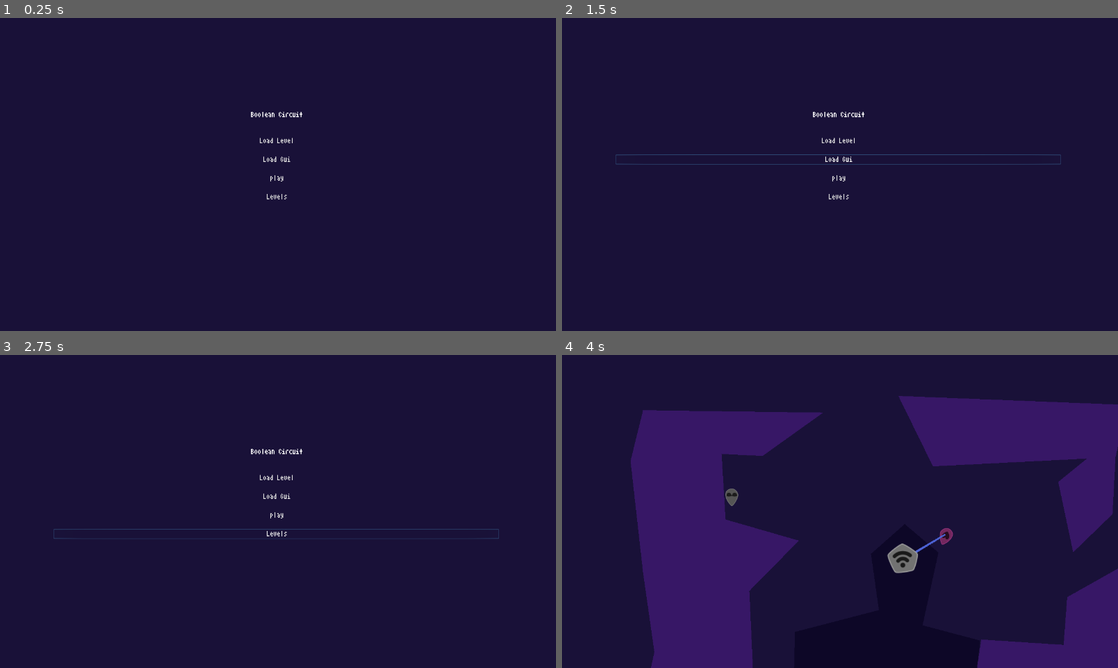
Above: before the commit, frames 1-4 (two rows, left to right).
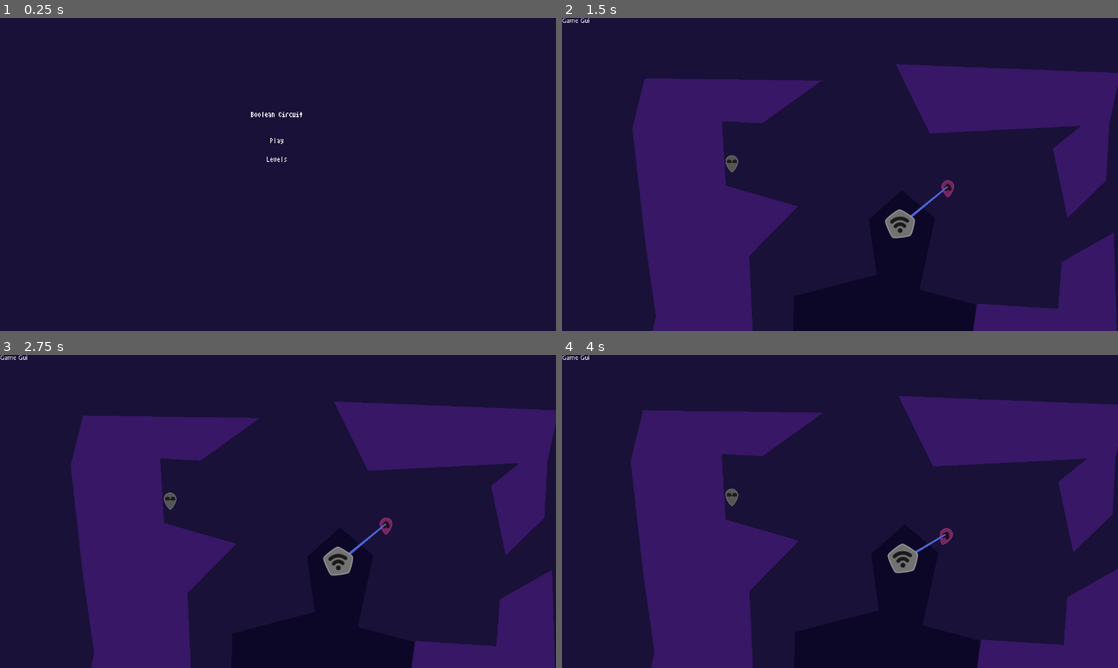
Above: after the commit, the same moments.

Repository: jacobabarbary/BooleanCircuit
Game: Godot game, scene res://game.tscn
Same seed, same stepped clock (60 frames per second), same inputs: the game is played once before the commit and once after it. Before the commit the project starts from res://gui/menu.tscn.
Inputs (mouse positions are in pixels of both pictures, inside the frame that each line leads up to):
- Up to frame 1 (0.25 s): no input
- Up to frame 2 (1.5 s): click "Load Level" (after the commit: "Play") at 0.5 s; click (840, 158) at 1.25 s, where only the run before the commit has a clickable "Load Gui"
- Up to frame 3 (2.75 s): click (278, 533) at 2 s, where only the run before the commit has a clickable "Levels"
- Up to frame 4 (4 s): click (840, 514) at 2.75 s, where only the run before the commit has a clickable "play"; tap S (Player2Action) at 3.6 s

The runs differ from the first frame. In frame 1, 0.1% of the frame differs, in the area x 46-53%, y 38-58%; in frame 2, 30%, in the area x 0-100%, y 0-100%; in frame 3, 30%; in frame 4, 0.1%.

Commit message:
adding levels to gui system

Diff:
--- a/game.tscn
+++ b/game.tscn
@@ -12,7 +12,7 @@
 ]]
 script = ExtResource( 2 )
 
-[node name="Gui" type="Node" parent="." groups=[
+[node name="Gui" type="CanvasLayer" parent="." groups=[
 "GuiChanger",
 "LevelStarter",
 ]]
--- a/gui/buttons/button.gd
+++ /dev/null
@@ -1,6 +0,0 @@
-extends Button
-
-export var ChageSceneTo = ""
-
-func _on_play_pressed():
-	get_tree().change_scene(ChageSceneTo)
--- a/gui/buttons/button.tscn
+++ b/gui/buttons/button.tscn
@@ -1,6 +1,5 @@
-[gd_scene load_steps=4 format=2]
+[gd_scene load_steps=3 format=2]
 
-[ext_resource path="res://gui/buttons/button.gd" type="Script" id=1]
 [ext_resource path="res://assets/AtariSmall.ttf" type="DynamicFontData" id=2]
 
 [sub_resource type="DynamicFont" id=1]
@@ -16,9 +15,6 @@
 custom_fonts/font = SubResource( 1 )
 text = "play"
 flat = true
-script = ExtResource( 1 )
 __meta__ = {
 "_edit_use_anchors_": false
 }
-ChageSceneTo = "res://main.tscn"
-[connection signal="pressed" from="." to="." method="_on_play_pressed"]
--- a/gui/levels.tscn
+++ b/gui/levels.tscn
@@ -1,12 +1,13 @@
-[gd_scene load_steps=4 format=2]
+[gd_scene load_steps=5 format=2]
 
-[ext_resource path="res://gui/buttons/button.tscn" type="PackedScene" id=1]
+[ext_resource path="res://gui/buttons/load_gui.tscn" type="PackedScene" id=1]
 [ext_resource path="res://assets/AtariSmall.ttf" type="DynamicFontData" id=2]
+[ext_resource path="res://gui/buttons/load_level.tscn" type="PackedScene" id=3]
 
 [sub_resource type="DynamicFont" id=1]
 font_data = ExtResource( 2 )
 
-[node name="level_selector" type="Control"]
+[node name="Gui" type="Control"]
 anchor_right = 1.0
 anchor_bottom = 1.0
 __meta__ = {
@@ -25,9 +26,9 @@
 }
 
 [node name="VBoxContainer" type="VBoxContainer" parent="CenterContainer"]
-margin_left = 518.0
+margin_left = 550.0
 margin_top = 232.0
-margin_right = 742.0
+margin_right = 710.0
 margin_bottom = 468.0
 custom_constants/separation = 50
 __meta__ = {
@@ -35,7 +36,7 @@
 }
 
 [node name="Label" type="Label" parent="CenterContainer/VBoxContainer"]
-margin_right = 224.0
+margin_right = 160.0
 margin_bottom = 37.0
 custom_fonts/font = SubResource( 1 )
 text = "Levels
@@ -47,82 +48,57 @@
 
 [node name="CenterContainer" type="CenterContainer" parent="CenterContainer/VBoxContainer"]
 margin_top = 87.0
-margin_right = 224.0
+margin_right = 160.0
 margin_bottom = 163.0
 
 [node name="Levels" type="GridContainer" parent="CenterContainer/VBoxContainer/CenterContainer"]
-margin_right = 224.0
+margin_right = 160.0
 margin_bottom = 76.0
 custom_constants/vseparation = 30
 custom_constants/hseparation = 50
 columns = 3
 
-[node name="One" parent="CenterContainer/VBoxContainer/CenterContainer/Levels" instance=ExtResource( 1 )]
+[node name="LoadLevel" parent="CenterContainer/VBoxContainer/CenterContainer/Levels" instance=ExtResource( 3 )]
 anchor_right = 0.0
 anchor_bottom = 0.0
 margin_left = 0.0
 margin_top = 0.0
-margin_right = 36.0
+margin_right = 20.0
 margin_bottom = 23.0
-text = "One"
-ChageSceneTo = "res://level/level_1.tscn"
+text = "1"
 
-[node name="Two" parent="CenterContainer/VBoxContainer/CenterContainer/Levels" instance=ExtResource( 1 )]
+[node name="LoadLevel2" parent="CenterContainer/VBoxContainer/CenterContainer/Levels" instance=ExtResource( 3 )]
 anchor_right = 0.0
 anchor_bottom = 0.0
-margin_left = 86.0
+margin_left = 70.0
 margin_top = 0.0
-margin_right = 122.0
+margin_right = 90.0
 margin_bottom = 23.0
-text = "Two"
-ChageSceneTo = "res://level/level_1.tscn"
+text = "1"
 
-[node name="Three" parent="CenterContainer/VBoxContainer/CenterContainer/Levels" instance=ExtResource( 1 )]
+[node name="LoadLevel4" parent="CenterContainer/VBoxContainer/CenterContainer/Levels" instance=ExtResource( 3 )]
 anchor_right = 0.0
 anchor_bottom = 0.0
-margin_left = 172.0
+margin_left = 140.0
 margin_top = 0.0
-margin_right = 224.0
+margin_right = 160.0
 margin_bottom = 23.0
-text = "Three"
-ChageSceneTo = "res://level/level_1.tscn"
+text = "1"
 
-[node name="One2" parent="CenterContainer/VBoxContainer/CenterContainer/Levels" instance=ExtResource( 1 )]
+[node name="LoadLevel3" parent="CenterContainer/VBoxContainer/CenterContainer/Levels" instance=ExtResource( 3 )]
 anchor_right = 0.0
 anchor_bottom = 0.0
 margin_left = 0.0
 margin_top = 53.0
-margin_right = 36.0
+margin_right = 20.0
 margin_bottom = 76.0
-text = "One"
-ChageSceneTo = "res://level/level_1.tscn"
+text = "1"
 
-[node name="Two2" parent="CenterContainer/VBoxContainer/CenterContainer/Levels" instance=ExtResource( 1 )]
-anchor_right = 0.0
-anchor_bottom = 0.0
-margin_left = 86.0
-margin_top = 53.0
-margin_right = 122.0
-margin_bottom = 76.0
-text = "Two"
-ChageSceneTo = "res://level/level_1.tscn"
-
-[node name="Three2" parent="CenterContainer/VBoxContainer/CenterContainer/Levels" instance=ExtResource( 1 )]
-anchor_right = 0.0
-anchor_bottom = 0.0
-margin_left = 172.0
-margin_top = 53.0
-margin_right = 224.0
-margin_bottom = 76.0
-text = "Three"
-ChageSceneTo = "res://level/level_1.tscn"
-
-[node name="Back" parent="CenterContainer/VBoxContainer" instance=ExtResource( 1 )]
+[node name="LoadGui" parent="CenterContainer/VBoxContainer" instance=ExtResource( 1 )]
 anchor_right = 0.0
 anchor_bottom = 0.0
 margin_left = 0.0
 margin_top = 213.0
-margin_right = 224.0
+margin_right = 160.0
 margin_bottom = 236.0
-text = "Back"
-ChageSceneTo = "res://gui/menu.tscn"
+text = "back"
--- a/gui/menu.tscn
+++ b/gui/menu.tscn
@@ -1,7 +1,6 @@
-[gd_scene load_steps=6 format=2]
+[gd_scene load_steps=5 format=2]
 
 [ext_resource path="res://assets/AtariSmall.ttf" type="DynamicFontData" id=1]
-[ext_resource path="res://gui/buttons/button.tscn" type="PackedScene" id=2]
 [ext_resource path="res://gui/buttons/load_level.tscn" type="PackedScene" id=3]
 [ext_resource path="res://gui/buttons/load_gui.tscn" type="PackedScene" id=4]
 
@@ -49,7 +48,7 @@
 margin_top = 57.0
 margin_right = 1026.0
 margin_bottom = 80.0
-text = "Load Level"
+text = "Play"
 
 [node name="LoadGui" parent="VBoxContainer" instance=ExtResource( 4 )]
 anchor_right = 0.0
@@ -58,23 +57,5 @@
 margin_top = 100.0
 margin_right = 1026.0
 margin_bottom = 123.0
+text = "Levels"
 gui_name = "levels"
-
-[node name="Play" parent="VBoxContainer" instance=ExtResource( 2 )]
-anchor_right = 0.0
-anchor_bottom = 0.0
-margin_left = 0.0
-margin_top = 143.0
-margin_right = 1026.0
-margin_bottom = 166.0
-ChageSceneTo = "res://level/level_1.tscn"
-
-[node name="Levels" parent="VBoxContainer" instance=ExtResource( 2 )]
-anchor_right = 0.0
-anchor_bottom = 0.0
-margin_left = 0.0
-margin_top = 186.0
-margin_right = 1026.0
-margin_bottom = 209.0
-text = "Levels"
-ChageSceneTo = "res://gui/level_selector.tscn"
--- /dev/null
+++ b/level/BaseLevel.tscn
@@ -0,0 +1,71 @@
+[gd_scene load_steps=8 format=2]
+
+[ext_resource path="res://objects/fence/Fence.tscn" type="PackedScene" id=1]
+[ext_resource path="res://objects/tower/Tower.tscn" type="PackedScene" id=2]
+[ext_resource path="res://agents/player/Player.tscn" type="PackedScene" id=3]
+[ext_resource path="res://level/level.gd" type="Script" id=4]
+[ext_resource path="res://shared/Camera.tscn" type="PackedScene" id=5]
+[ext_resource path="res://objects/wall/Wall.tscn" type="PackedScene" id=6]
+
+[sub_resource type="PhysicsMaterial" id=1]
+friction = 10.0
+bounce = 5.0
+
+[node name="Level" type="Node2D"]
+script = ExtResource( 4 )
+
+[node name="Walls" type="Node2D" parent="."]
+
+[node name="Wall" parent="Walls" instance=ExtResource( 6 )]
+
+[node name="CollisionPolygon2D" parent="Walls/Wall" index="0"]
+position = Vector2( 1112.42, 494.407 )
+polygon = PoolVector2Array( 24.8722, -151.566, 33.9161, 158.945, -345.933, 158.945, -326.337, 30.8217, -118.325, 44.3878, -109.281, -76.1992 )
+
+[node name="Wall2" parent="Walls" instance=ExtResource( 6 )]
+
+[node name="CollisionPolygon2D" parent="Walls/Wall2" index="0"]
+polygon = PoolVector2Array( 1052.88, 68.5052, 663.983, 88.1006, 576.558, -89.7652, 1153.87, -67.1552, 1125.23, 65.4905, 1117.69, 208.688, 1018.21, 305.157, 980.524, 127.291 )
+
+[node name="Wall3" parent="Walls" instance=ExtResource( 6 )]
+
+[node name="CollisionPolygon2D" parent="Walls/Wall3" index="0"]
+position = Vector2( -658.707, 482.348 )
+polygon = PoolVector2Array( 1045.34, -529.908, 590.124, -535.937, 558.47, -407.813, 590.124, -125.941, 618.763, 74.5346, 588.202, 212.504, 870.462, 175.76, 858.771, -79.7775, 984.035, -206.711, 798.645, -260.157, 788.624, -425.505, 892.175, -420.494 )
+
+[node name="Fencing" type="Node2D" parent="."]
+
+[node name="Fence" parent="Fencing" instance=ExtResource( 1 )]
+
+[node name="CollisionPolygon2D" parent="Fencing/Fence" index="0"]
+polygon = PoolVector2Array( 529.09, 549.545, 509.048, 407.58, 594.227, 332.422, 679.406, 404.239, 639.322, 587.959, 784.627, 626.373, 771.266, 749.966, 313.637, 746.626, 316.977, 604.661 )
+
+[node name="Players" type="Node2D" parent="."]
+
+[node name="player" parent="Players" instance=ExtResource( 3 )]
+position = Vector2( 710.041, 224.828 )
+rotation = -0.0222921
+physics_material_override = SubResource( 1 )
+skin = 6
+color = Color( 1, 0.341176, 0.819608, 1 )
+
+[node name="player2" parent="Players" instance=ExtResource( 3 )]
+position = Vector2( 155.452, 160.661 )
+physics_material_override = SubResource( 1 )
+skin = 2
+color = Color( 0.843137, 0.988235, 0.552941, 1 )
+player_number = 0
+
+[node name="Camera" parent="." instance=ExtResource( 5 )]
+position = Vector2( 514.415, 300.632 )
+
+[node name="Tower" parent="." instance=ExtResource( 2 )]
+position = Vector2( 587.681, 322.408 )
+
+[editable path="Walls/Wall"]
+
+[editable path="Walls/Wall2"]
+
+[editable path="Walls/Wall3"]
+
+[editable path="Fencing/Fence"]
--- a/project.godot
+++ b/project.godot
@@ -16,7 +16,7 @@
 [application]
 
 config/name="BooleanCircuit"
-run/main_scene="res://gui/menu.tscn"
+run/main_scene="res://game.tscn"
 config/icon="res://icon.png"
 
 [display]
